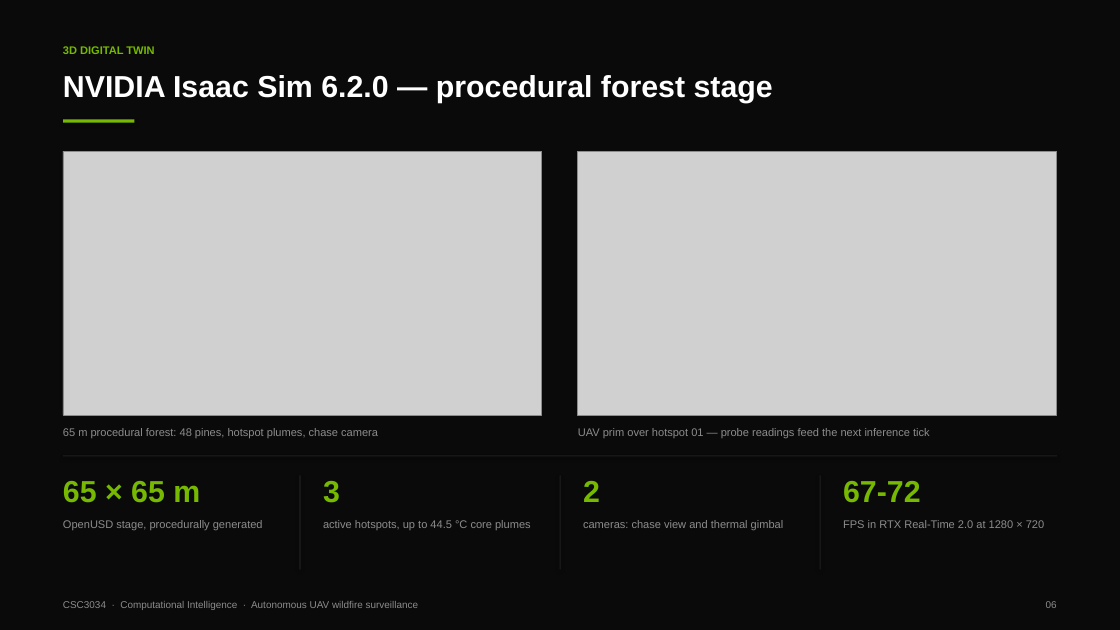
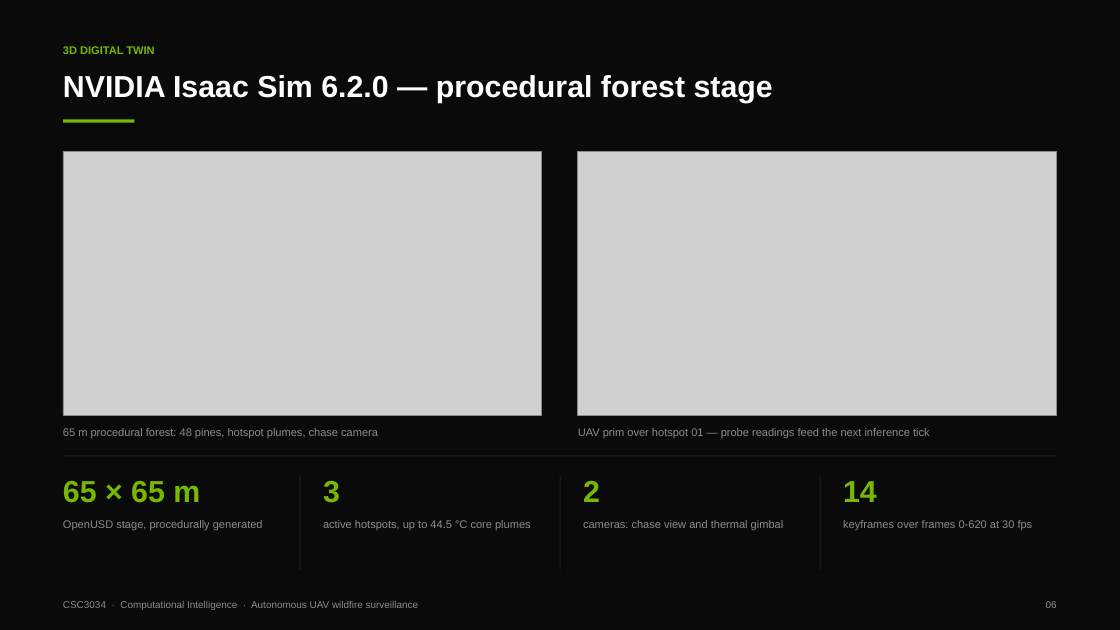
Before and after one commit to 123haiku/csc3034-fuzzy-wildfire-sim, a slide deck: slide 6 of docs/presentation/CSC3034_Presentation_Slides.pptx. Drawn at 1120x630 pixels with LibreOffice and Linux fonts; fonts in the diff are those of the drawing; grey boxes stand for pictures. Boxes give left, top, right and bottom in pixels: in the first picture for what was removed or moved away, otherwise in the second. Text is boxed around its words. In the diff, an @@ line names an element or a change of style, - is before the commit and + after.

```diff
--- a/docs/presentation/CSC3034_Presentation_Slides.pptx
+++ b/docs/presentation/CSC3034_Presentation_Slides.pptx
@@ text at box(843, 481, 877, 502): text changed @@
-67-72
+14
@@ text at box(843, 520, 1033, 530): text changed @@
-FPS in RTX Real-Time 2.0 at 1280 × 720
+keyframes over frames 0-620 at 30 fps
```
Also in this commit, not shown: 5 other slides changed, 25 other files.
